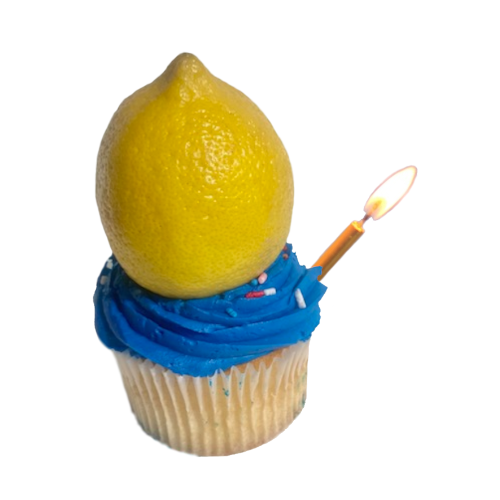
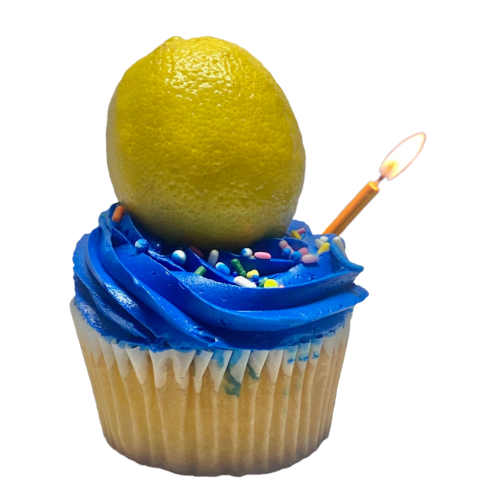
Layer changes from the first 500 x 500 image to the second:
added layer "blue cupcake copy" above "candle copy #1" over [69, 35, 370, 478]
added layer "candle copy #1" above "candle copy" over [262, 131, 427, 318]
hid "candle copy" over [91, 51, 418, 459]
